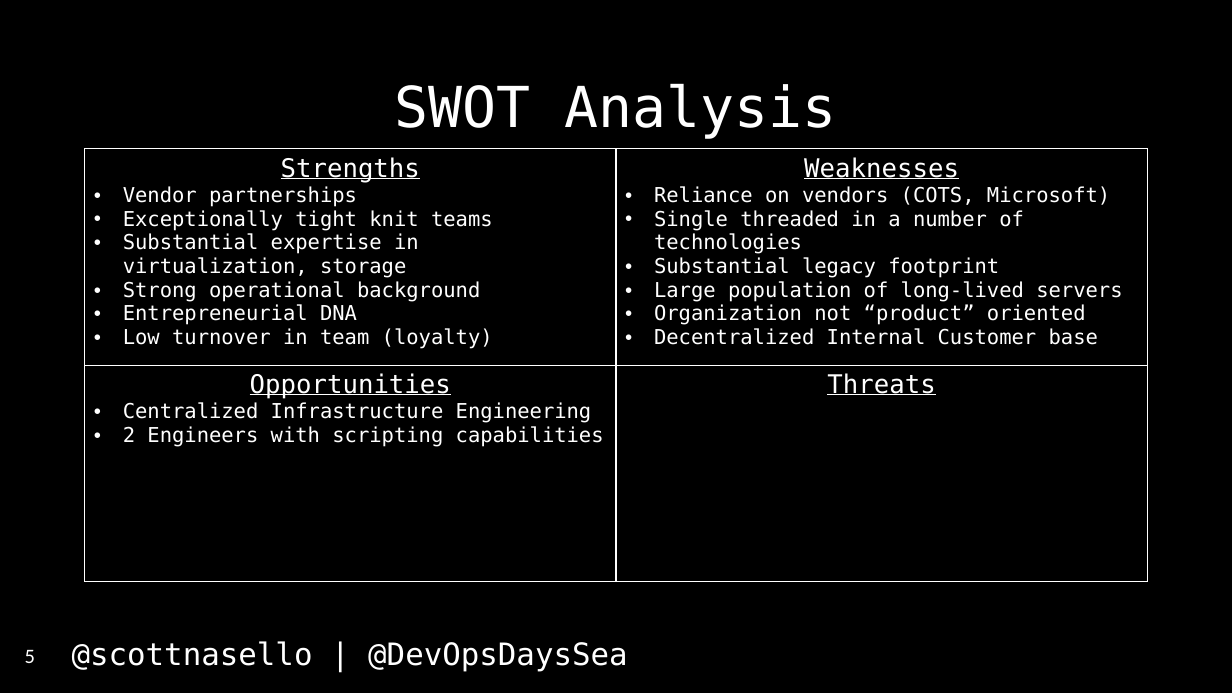
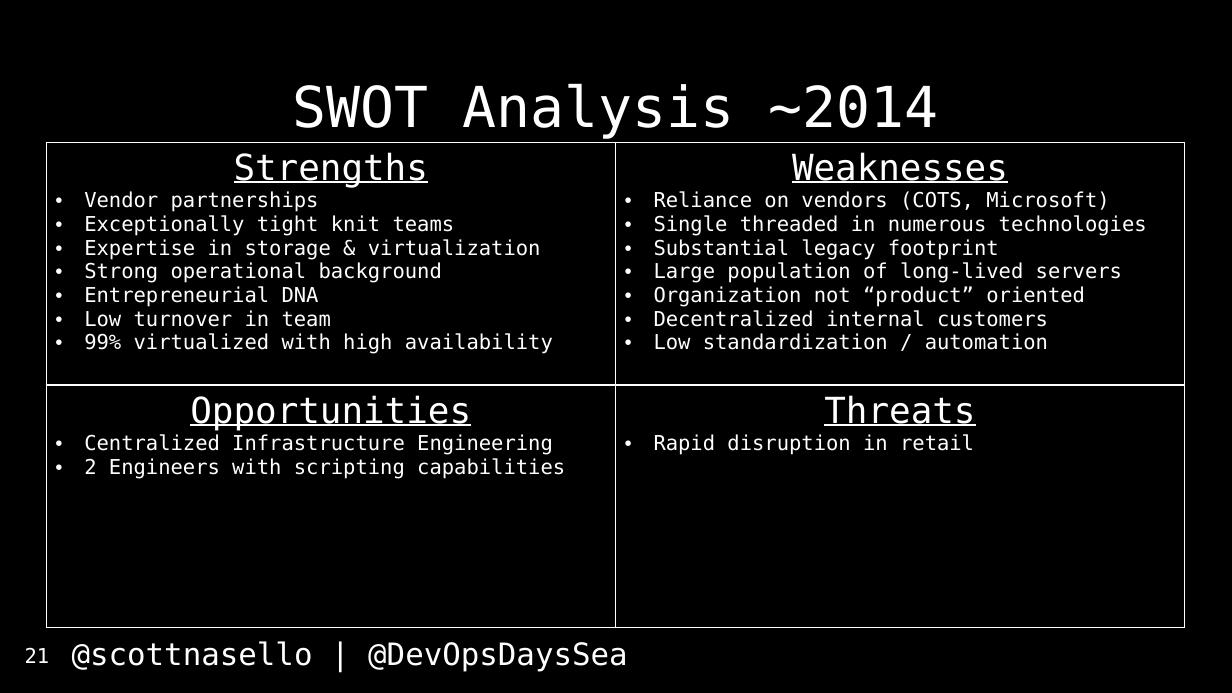
Before and after one commit to scottnasello/talks, a slide deck: slide 21 of 2017-04-26 Seattle DevOpsDays/DevOpsDays Seattle.pptx (slide 5 before the commit). Drawn at 1232x693 pixels with LibreOffice and Linux fonts; fonts in the diff are those of the drawing. Boxes give left, top, right and bottom in pixels: in the first picture for what was removed or moved away, otherwise in the second. Text is boxed around its words. In the diff, an @@ line names an element or a change of style, - is before the commit and + after.

```diff
--- a/2017-04-26 Seattle DevOpsDays/DevOpsDays Seattle.pptx
+++ b/2017-04-26 Seattle DevOpsDays/DevOpsDays Seattle.pptx
@@ title at (x1=293, y1=83, x2=939, y2=139): text changed @@
-SWOT Analysis
+SWOT Analysis ~2014
@@ table added at (x1=46, y1=142, x2=616, y2=384), 1 rows, 1 columns @@
+Strengths / Vendor partnerships / Exceptionally tight knit teams / Expertise in storage & virtualization / Strong operational background / Entrepreneurial DNA / Low turnover in team / 99% virtualized with high availability
@@ table at (x1=616, y1=142, x2=1185, y2=384) @@
-Strengths / Vendor partnerships / Exceptionally tight knit teams / Substantial expertise in virtualization, storage / Strong operational background / Entrepreneurial DNA / Low turnover in team (loyalty) | Weaknesses / Reliance on vendors (COTS, Microsoft) / Single threaded in a number of technologies / Substantial legacy footprint / Large population of long-lived servers / Organization not “product” oriented / Decentralized Internal Customer base
-Opportunities / Centralized Infrastructure Engineering / 2 Engineers with scripting capabilities | Threats
+Weaknesses / Reliance on vendors (COTS, Microsoft) / Single threaded in numerous technologies / Substantial legacy footprint / Large population of long-lived servers / Organization not “product” oriented / Decentralized internal customers / Low standardization / automation
@@ table resized from (x1=85, y1=149, x2=1148, y2=581) to (x1=616, y1=142, x2=1185, y2=384) @@
@@ table added at (x1=46, y1=385, x2=616, y2=628), 1 rows, 1 columns @@
+Opportunities / Centralized Infrastructure Engineering / 2 Engineers with scripting capabilities
@@ table added at (x1=616, y1=385, x2=1185, y2=628), 1 rows, 1 columns @@
+Threats / Rapid disruption in retail
@@ page number at (x1=25, y1=647, x2=50, y2=663): text changed; font Calibri to DejaVu Sans Mono @@
-5
+21
```
Also in this commit, not shown: 12 other slides changed, 17 slides added, 8 slides removed, 1 other file.
